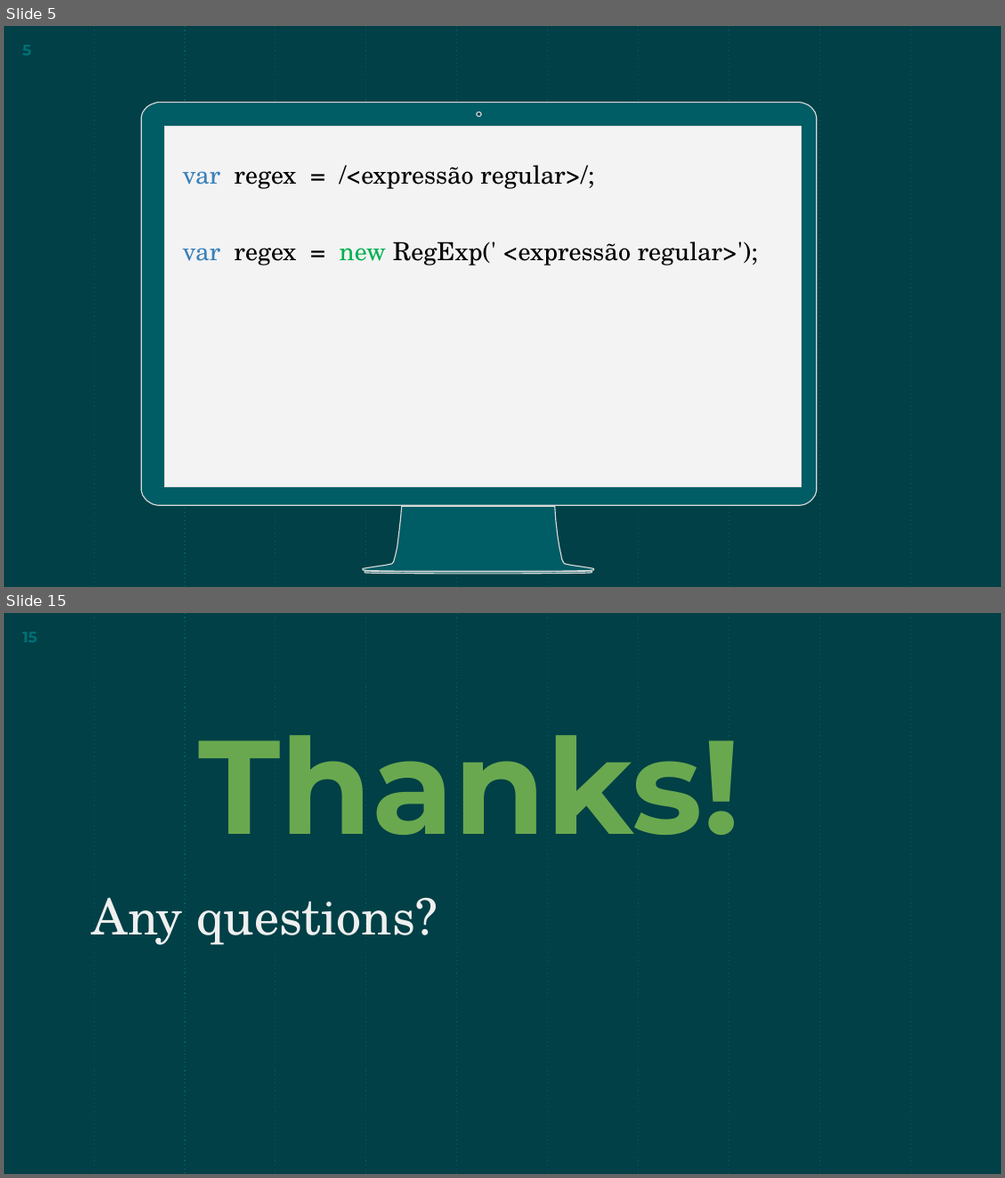
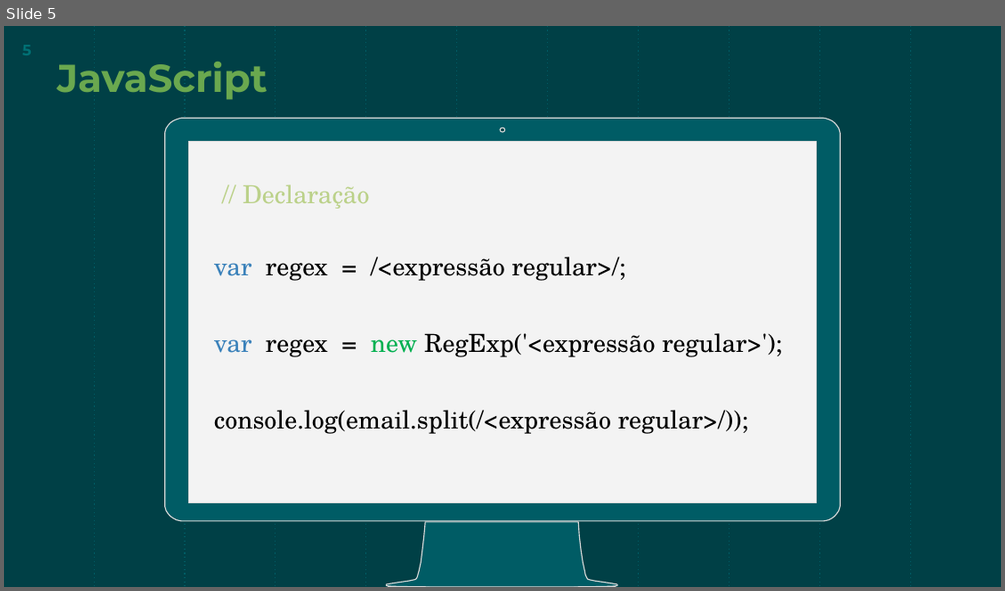
Before and after one commit to JonyAlan/regex, a slide deck: Regex.pptx. Shown one above the other, each under a label of ours: slides 5 and 15 before the commit, slide 5 after it; the slides between them are not shown. The pictures are 1005x1178 and 1005x591 pixels, drawn with LibreOffice and Linux fonts; fonts in the diff are those of the drawing. Boxes give left, top, right and bottom in pixels: in the first picture for what was removed or moved away, otherwise in the second. Text is boxed around its words. In the diff, an @@ line names an element or a change of style, - is before the commit and + after.

```diff
--- a/Regex.pptx
+++ b/Regex.pptx
@@ slide 15 removed at bbox=[4, 613, 1001, 1174], background #004046; not listed: 10 template elements that a slide beside it also shows @@
@@ text removed at bbox=[198, 735, 740, 835] @@
-Thanks!
@@ text removed at bbox=[92, 897, 437, 945] @@
-Any questions?
@@ slide 5 changed as well @@
@@ text added at bbox=[57, 62, 267, 100], 28 pt, text #6AA84F, bold @@
+JavaScript
@@ freeform shape: place and size @@
-freeform shape at bbox=[142, 103, 817, 573]
+freeform shape at bbox=[164, 118, 840, 587]
@@ rectangle: place and size @@
-rectangle at bbox=[164, 126, 801, 486]
+rectangle at bbox=[188, 142, 817, 502]
@@ text added at bbox=[243, 184, 369, 208], 18 pt, text #BBD189 @@
+// Declaração
@@ text "var regex = /<expressão regular>/;": place and size @@
-text "var regex = /<expressão regular>/;" at bbox=[183, 165, 758, 265]
+text "var regex = /<expressão regular>/;" at bbox=[214, 257, 782, 434]
@@ text at bbox=[214, 333, 782, 434]: text changed @@
-var regex = new RegExp(' <expressão regular>');
+var regex = new RegExp('<expressão regular>');
+console.log(email.split(/<expressão regular>/));
```
Also in this commit, not shown: 8 other slides changed, 9 slides added, 13 other slides removed.
